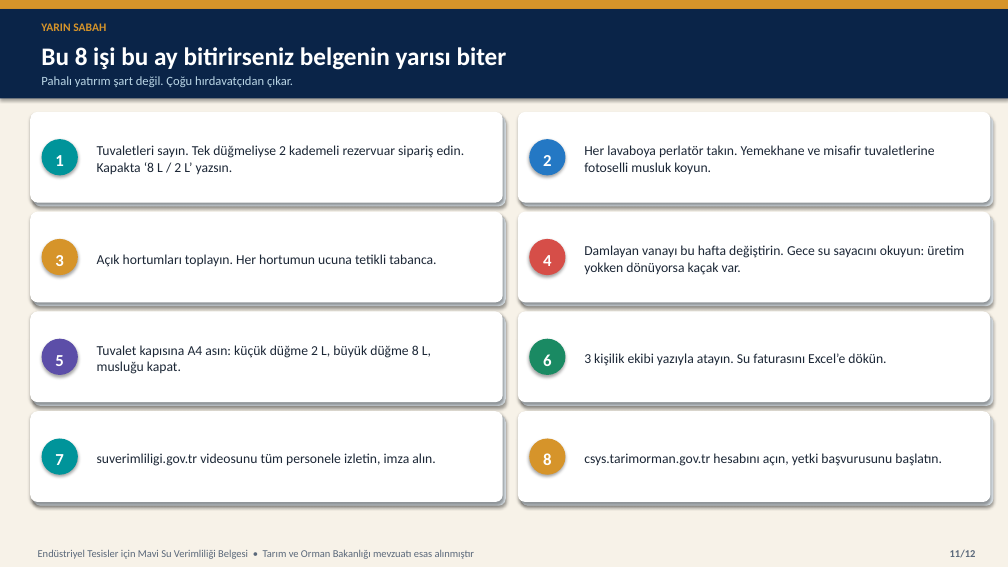
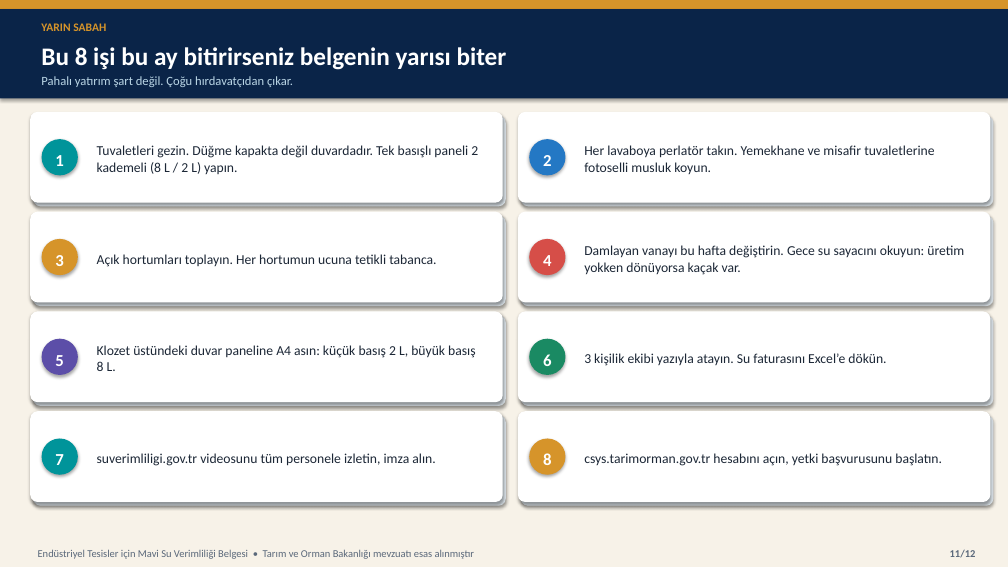
Before and after one commit to iremalisan/alisansges, a slide deck: slide 11 of sunum/Endustriyel_Tesisler_Mavi_Su_Belgesi.pptx. Drawn at 1008x567 pixels with LibreOffice and Linux fonts; fonts in the diff are those of the drawing. Boxes give left, top, right and bottom in pixels: in the first picture for what was removed or moved away, otherwise in the second. Text is boxed around its words. In the diff, an @@ line names an element or a change of style, - is before the commit and + after.

```diff
--- a/sunum/Endustriyel_Tesisler_Mavi_Su_Belgesi.pptx
+++ b/sunum/Endustriyel_Tesisler_Mavi_Su_Belgesi.pptx
@@ text at (97,145,478,174): text changed @@
-Tuvaletleri sayın. Tek düğmeliyse 2 kademeli rezervuar sipariş edin. Kapakta ‘8 L / 2 L’ yazsın.
+Tuvaletleri gezin. Düğme kapakta değil duvardadır. Tek basışlı paneli 2 kademeli (8 L / 2 L) yapın.
@@ text at (97,345,475,371): text changed @@
-Tuvalet kapısına A4 asın: küçük düğme 2 L, büyük düğme 8 L, musluğu kapat.
+Klozet üstündeki duvar paneline A4 asın: küçük basış 2 L, büyük basış 8 L.
```
Also in this commit, not shown: 5 other slides changed, 8 other files.
